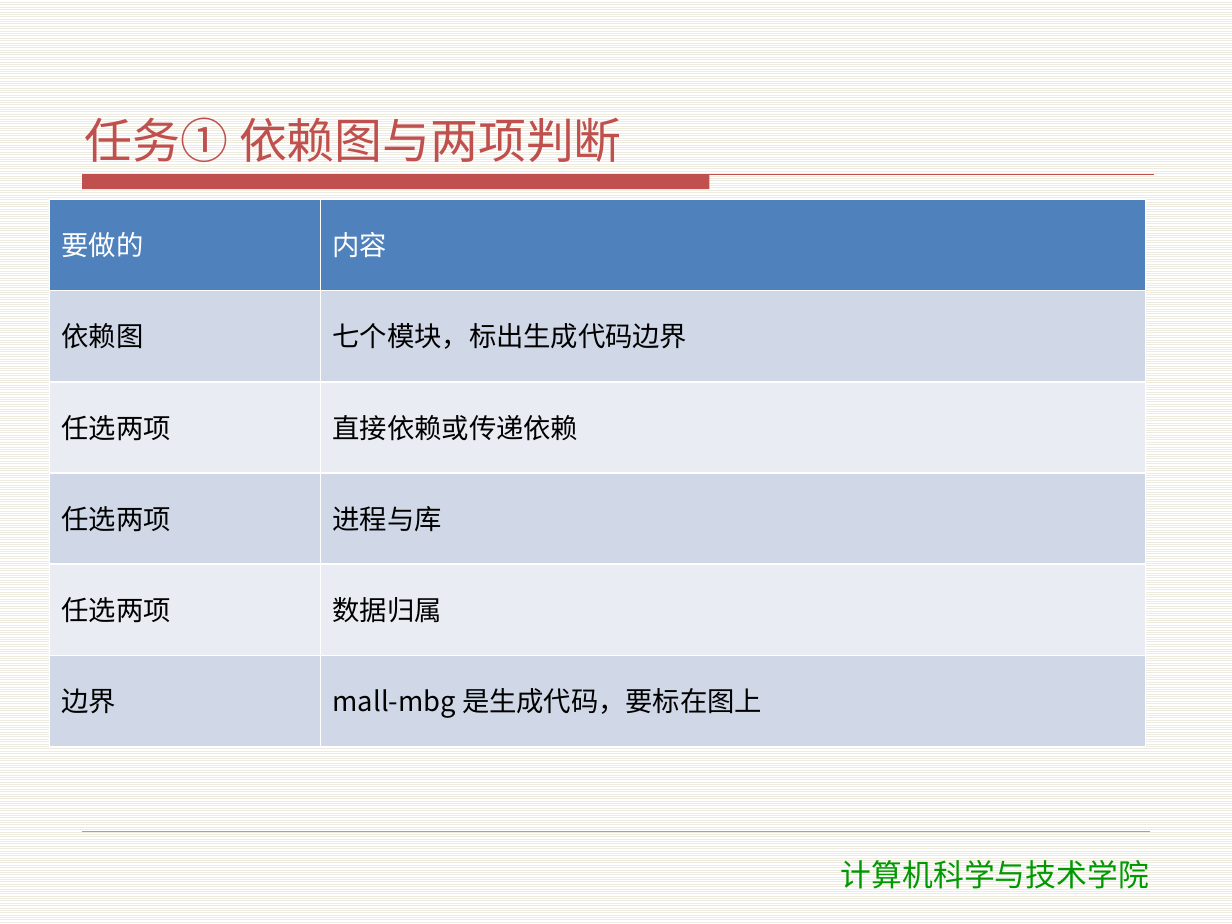
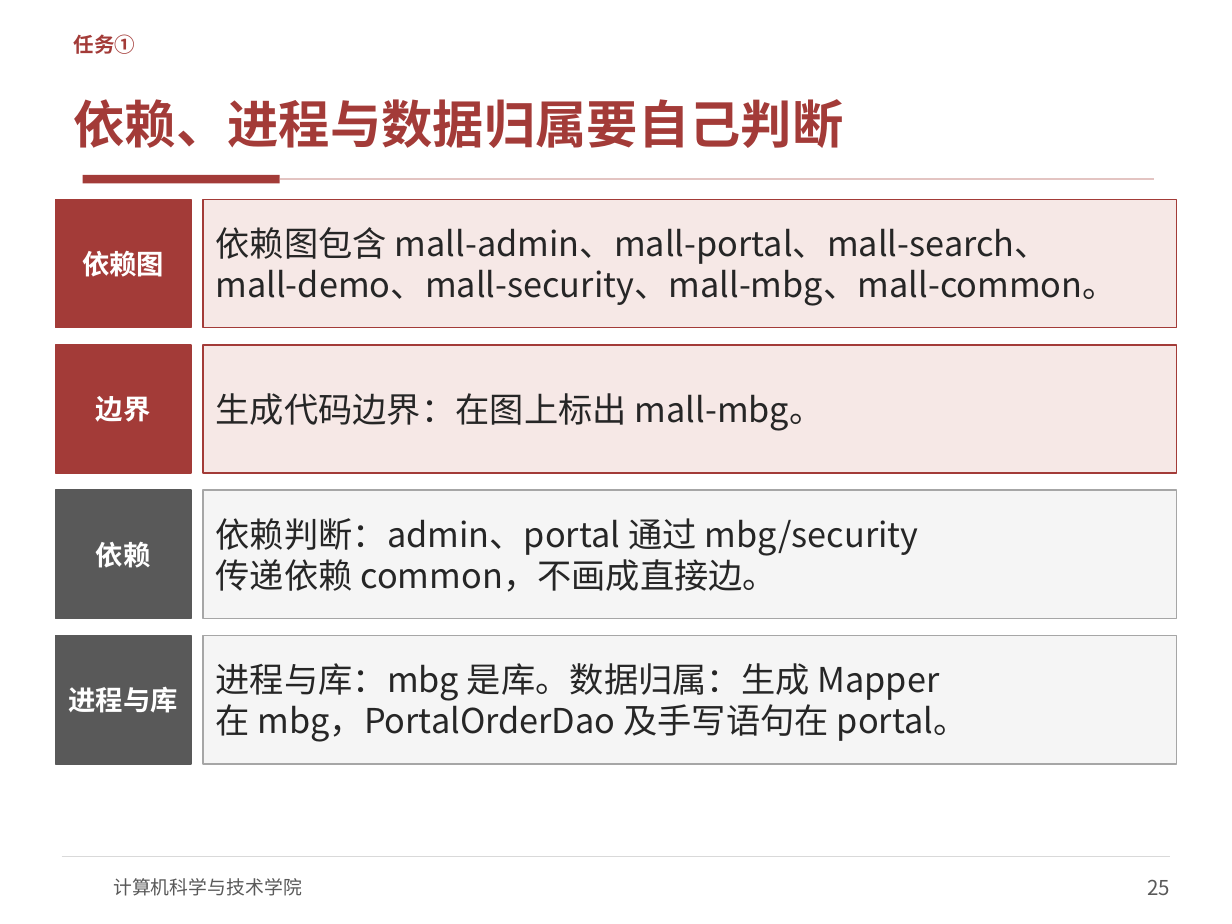
Before and after one commit to meng004/mall, a slide deck: slide 25 of SDC/教学资料/课件/E1-开发环境与棕地仓库导读.pptx (slide 14 before the commit). Drawn at 1232x924 pixels with LibreOffice and Linux fonts; fonts in the diff are those of the drawing; background and template pictures are left out. Boxes give left, top, right and bottom in pixels: in the first picture for what was removed or moved away, otherwise in the second. Text is boxed around its words. In the diff, an @@ line names an element or a change of style, - is before the commit and + after.

```diff
--- a/SDC/教学资料/课件/E1-开发环境与棕地仓库导读.pptx
+++ b/SDC/教学资料/课件/E1-开发环境与棕地仓库导读.pptx
@@ background pattern #EEECE1 on #FFFFFF to #FFFFFF @@
@@ title at box(74, 34, 136, 54): text changed; size 28 to 12 pt; text colour #C0504D to #A33B38; bold on @@
-任务① 依赖图与两项判断
+任务①
@@ title "任务①" at box(74, 34, 136, 54): vertical alignment bottom to top @@
@@ title added at box(74, 99, 844, 148), 30 pt, text #A33B38, bold @@
+依赖、进程与数据归属要自己判断
@@ freeform shape removed at box(83, 175, 1154, 190) @@
@@ rectangle added at box(83, 175, 280, 184), fill #A33B38 @@
@@ table removed at box(49, 200, 1146, 747), 6 rows, 2 columns @@
-要做的 | 内容
-依赖图 | 七个模块，标出生成代码边界
-任选两项 | 直接依赖或传递依赖
-任选两项 | 进程与库
-任选两项 | 数据归属
-边界 | mall-mbg 是生成代码，要标在图上
@@ rectangle added at box(55, 200, 191, 328), fill #A33B38, outline #A33B38 1 pt, 16 pt, text #FFFFFF, bold @@
+依赖图
@@ rectangle added at box(203, 200, 1177, 328), fill #F6E8E6, outline #A33B38 1 pt, 20 pt, text #262626 @@
+依赖图包含 mall-admin、mall-portal、mall-search、
+mall-demo、mall-security、mall-mbg、mall-common。
@@ line added from (280, 180) to (1154, 180), #E3C4C2 1 pt @@
@@ rectangle added at box(55, 345, 191, 473), fill #A33B38, outline #A33B38 1 pt, 16 pt, text #FFFFFF, bold @@
+边界
@@ rectangle added at box(203, 345, 1177, 473), fill #F6E8E6, outline #A33B38 1 pt, 20 pt, text #262626 @@
+生成代码边界：在图上标出 mall-mbg。
@@ rectangle added at box(55, 490, 191, 618), fill #595959, outline #595959 1 pt, 16 pt, text #FFFFFF, bold @@
+依赖
@@ rectangle added at box(203, 490, 1177, 618), fill #F5F5F5, outline #A6A6A6 1 pt, 20 pt, text #262626 @@
+依赖判断：admin、portal 通过 mbg/security
+传递依赖 common，不画成直接边。
@@ rectangle added at box(55, 636, 191, 764), fill #595959, outline #595959 1 pt, 16 pt, text #FFFFFF, bold @@
+进程与库
@@ rectangle added at box(203, 636, 1177, 764), fill #F5F5F5, outline #A6A6A6 1 pt, 20 pt, text #262626 @@
+进程与库：mbg 是库。数据归属：生成 Mapper
+在 mbg，PortalOrderDao 及手写语句在 portal。
@@ line moved from (83, 832) - (1149, 832) to (62, 856) - (1170, 856) @@
@@ line (62, 856) - (1170, 856): stroke #C0504D 0.25 pt to #D9D9D9 0.75 pt @@
@@ text "计算机科学与技术学院": place and size @@
-text "计算机科学与技术学院" at box(841, 860, 1149, 889)
+text "计算机科学与技术学院" at box(113, 878, 302, 896)
@@ text "计算机科学与技术学院" at box(113, 878, 302, 896): size 18 to 11 pt, font DejaVu Sans to Noto Sans CJK SC, text colour #009900 to #595959; alignment centre to left; less space between paragraphs; vertical alignment top to middle @@
@@ page number added at box(1148, 879, 1171, 895), 12 pt, text #595959 @@
+25
```
Also in this commit, not shown: 14 other slides changed, 39 slides added, 6 slides removed, 19 other files.
